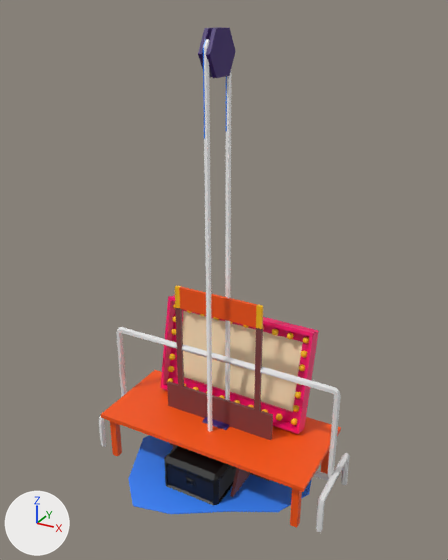
The FBX model GlobalProject/Assets/Models/Objetos interactuables.fbx: old version first, new version second.
Before and after are seen from a 50 mm lens placed at (2.54, -4.5, 4.33), pointed at (0.06, 0.0, 2.08). The axes (+X, +Y, +Z) are drawn at lower left. The lights are the same throughout. Where no turn or scale is listed for an object, it has been applied to the vertices.

The first picture shows 'Agua', 'Burro', 'Luces', 'Luces.001', 'Mercadillo', 'Mesa Maquillje', 'Patas Burro', 'Polea.001', 'Reborde'.
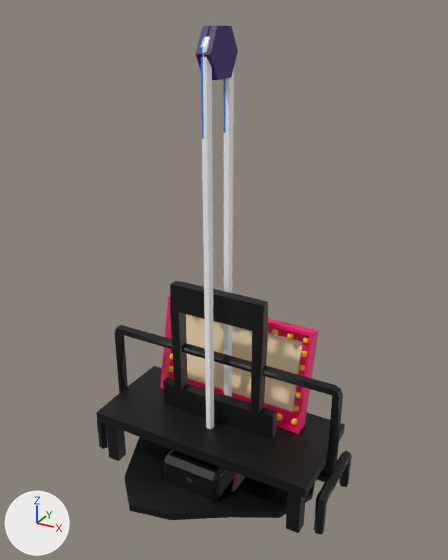
Changed parts and their boxes (x1, y1, x2, y2) in the pictures (448 x 560 px):
'Reborde Mesa', added (black)
    after: (96, 366, 345, 533)
'Reborde Mercadillo', added (black)
    after: (163, 281, 277, 439)
'Reborde Polea', added
    after: (196, 25, 238, 429)
'Reborde agua', added (black)
    after: (124, 437, 315, 520)
'Reborde Burro', added (black)
    after: (97, 325, 352, 534)
'Mesa Maquillje', unchanged, covered by the edit
    before: (101, 370, 341, 528)
'Mercadillo', unchanged, covered by the edit
    before: (167, 285, 273, 481)
'Agua', unchanged, covered by the edit
    before: (128, 435, 312, 514)
'Polea.001', unchanged, covered by the edit
    before: (198, 27, 236, 432)

Edits to the bpy script that builds the scene:
```text
Add me_plano_011_1:
    me_plano_011_1.from_pydata(...)  # 96 vertices, 96 faces; spans x -0.62..0.62, y -0.08..0.05, z -0.03..1.95
    me_plano_011_1.materials.append(mat_material_004)  # black #000000
Add me_cilindro_010:
    me_cilindro_010.from_pydata(...)  # 340 vertices, 340 faces; spans x -1.28..1.28, y -0.4..0.4, z -0.03..1.3
    me_cilindro_010.materials.append(mat_material_004)  # black #000000
Add me_círculo_007_1:
    me_círculo_007_1.from_pydata(...)  # 120 vertices, 118 faces; spans x -0.94..1.04, y -0.99..0.9, z -0.06..0.05
    me_círculo_007_1.materials.append(mat_material_004)  # black #000000
Add me_círculo_008:
    me_círculo_008.from_pydata(...)  # 204 vertices, 184 faces; spans x -0.16..0.16, y -0.26..0.26, z -0.09..4.2
    me_círculo_008.materials.append(mat_material)  # picture img_mapa_texturas_calido_png
Add me_plano_010_1:
    me_plano_010_1.from_pydata(...)  # 100 vertices, 80 faces; spans x -1.15..1.15, y -0.52..0.52, z -0.04..0.57
    me_plano_010_1.materials.append(mat_material_004)  # black #000000
Add ob_reborde_mercadillo:
    ob_reborde_mercadillo = bpy.data.objects.new('Reborde Mercadillo', me_plano_011_1)
    ob_reborde_mercadillo.location = (0.0, 0.0, 0.0)
Add ob_reborde_burro:
    ob_reborde_burro = bpy.data.objects.new('Reborde Burro', me_cilindro_010)
    ob_reborde_burro.location = (0.0, 0.0, 0.0)
Add ob_reborde_agua:
    ob_reborde_agua = bpy.data.objects.new('Reborde agua', me_círculo_007_1)
    ob_reborde_agua.location = (0.0, 0.0, 0.022)
Add ob_reborde_polea:
    ob_reborde_polea = bpy.data.objects.new('Reborde Polea', me_círculo_008)
    ob_reborde_polea.location = (0.0, 0.0, 0.0)
Add ob_reborde_mesa:
    ob_reborde_mesa = bpy.data.objects.new('Reborde Mesa', me_plano_010_1)
    ob_reborde_mesa.location = (0.0, 0.0, 0.0)
```
